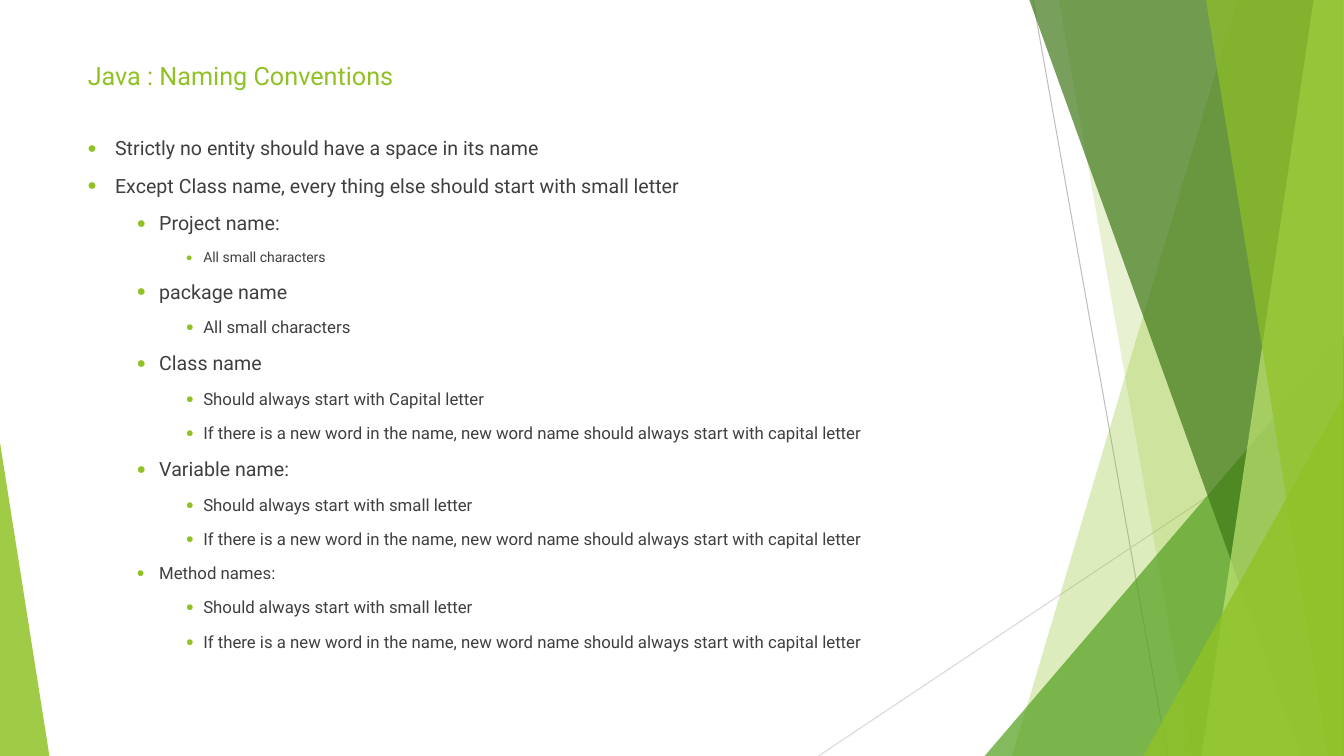
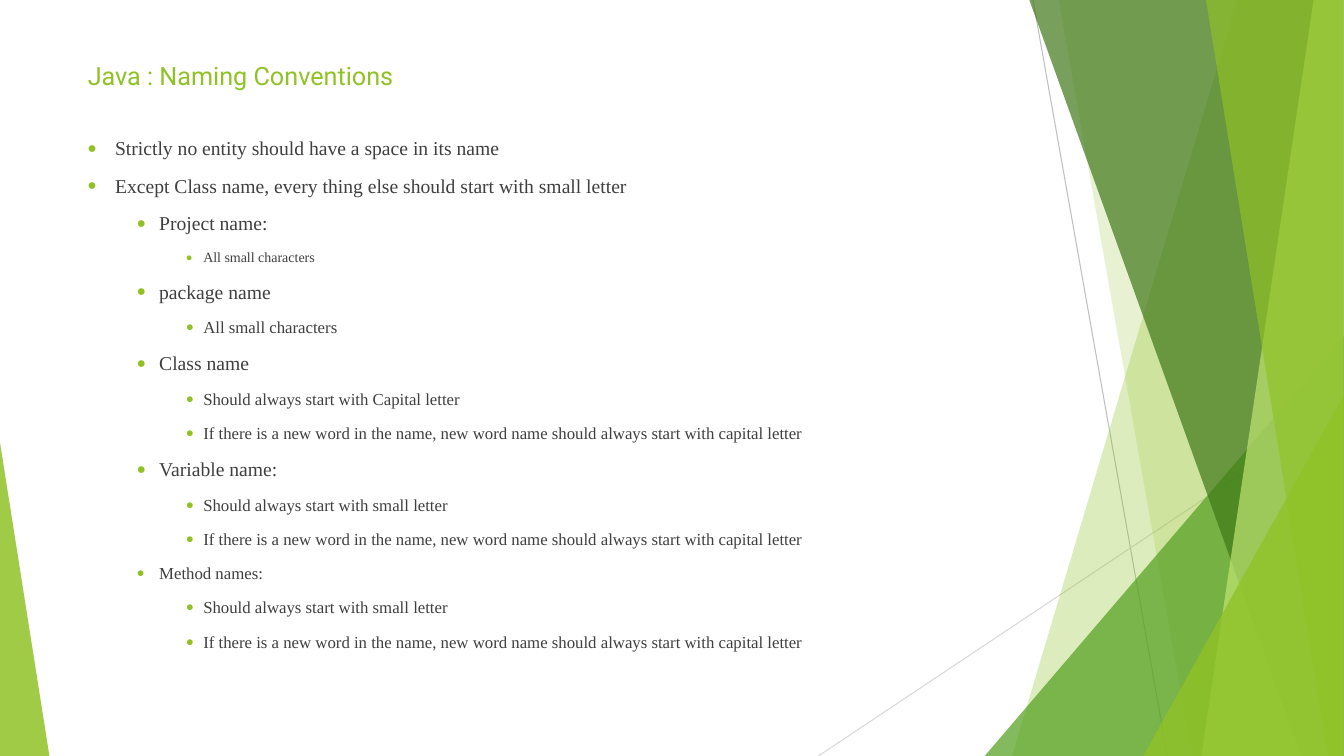
Before and after one commit to sidissir/mk-java-training, a slide deck: slide 5 of AutomationPPT.pptx. Drawn at 1344x756 pixels with LibreOffice and Linux fonts; fonts in the diff are those of the drawing. Boxes give left, top, right and bottom in pixels: in the first picture for what was removed or moved away, otherwise in the second. Text is boxed around its words. In the diff, an @@ line names an element or a change of style, - is before the commit and + after.

Commit message:
Java day 5

```diff
--- a/AutomationPPT.pptx
+++ b/AutomationPPT.pptx
@@ text "Strictly no entity should have ..." at (115, 141, 801, 652): font Roboto to Times New Roman @@
```
Also in this commit, not shown: 22 other slides changed, 2 slides added, 1 slide removed, 9 other files.
